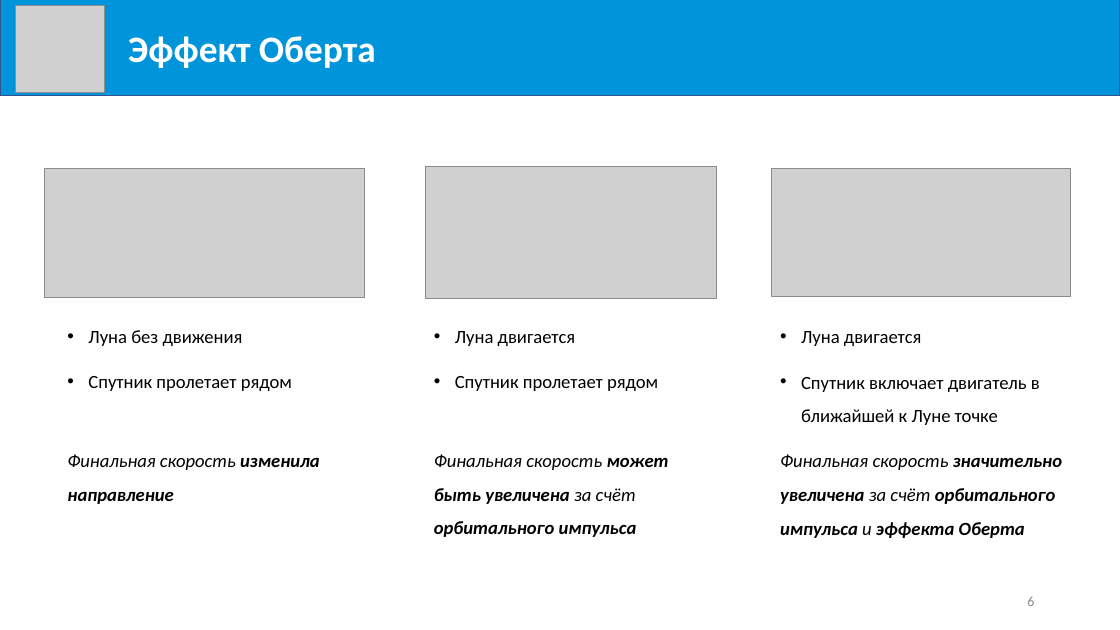
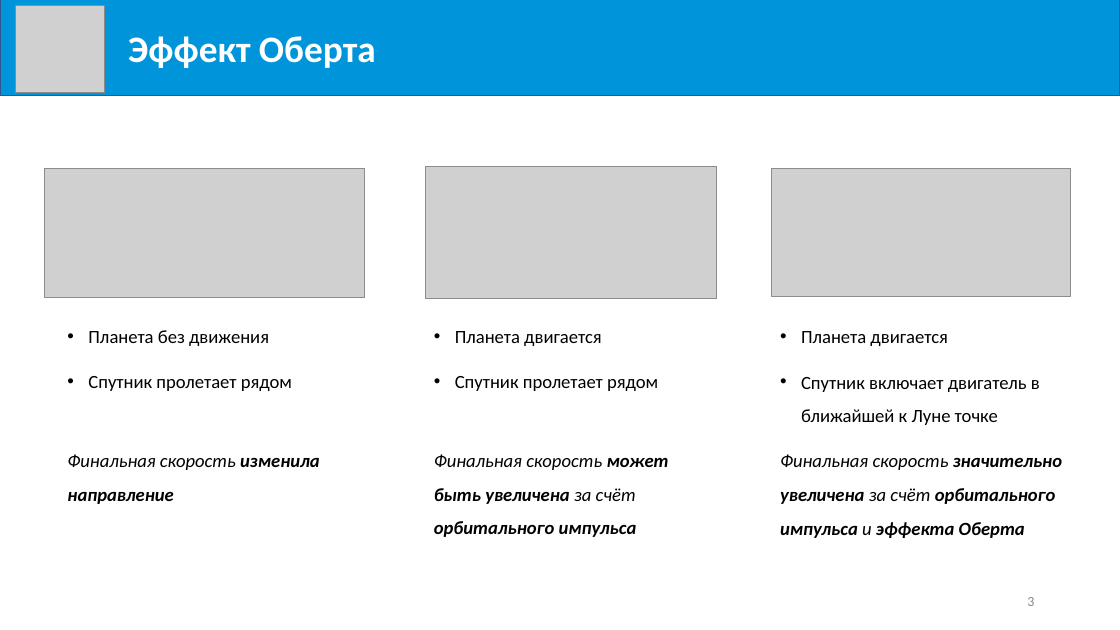
Before and after one commit to Milirik/diploma, a slide deck: slide 3 of Mikheev-K_V.pptx (slide 6 before the commit). Drawn at 1120x630 pixels with LibreOffice and Linux fonts; fonts in the diff are those of the drawing; grey boxes stand for pictures. Boxes give left, top, right and bottom in pixels: in the first picture for what was removed or moved away, otherwise in the second. Text is boxed around its words. In the diff, an @@ line names an element or a change of style, - is before the commit and + after.

```diff
--- a/Mikheev-K_V.pptx
+++ b/Mikheev-K_V.pptx
@@ text at box(88, 330, 269, 346): text changed @@
-• Луна без движения
+• Планета без движения
@@ text at box(455, 331, 602, 346): text changed @@
-• Луна двигается
+• Планета двигается
@@ text at box(801, 331, 948, 346): text changed @@
-• Луна двигается
+• Планета двигается
@@ page number at box(1027, 597, 1034, 606): text changed @@
-6
+3
```
Also in this commit, not shown: 6 other slides changed, 1 slide added, 4 other files.
